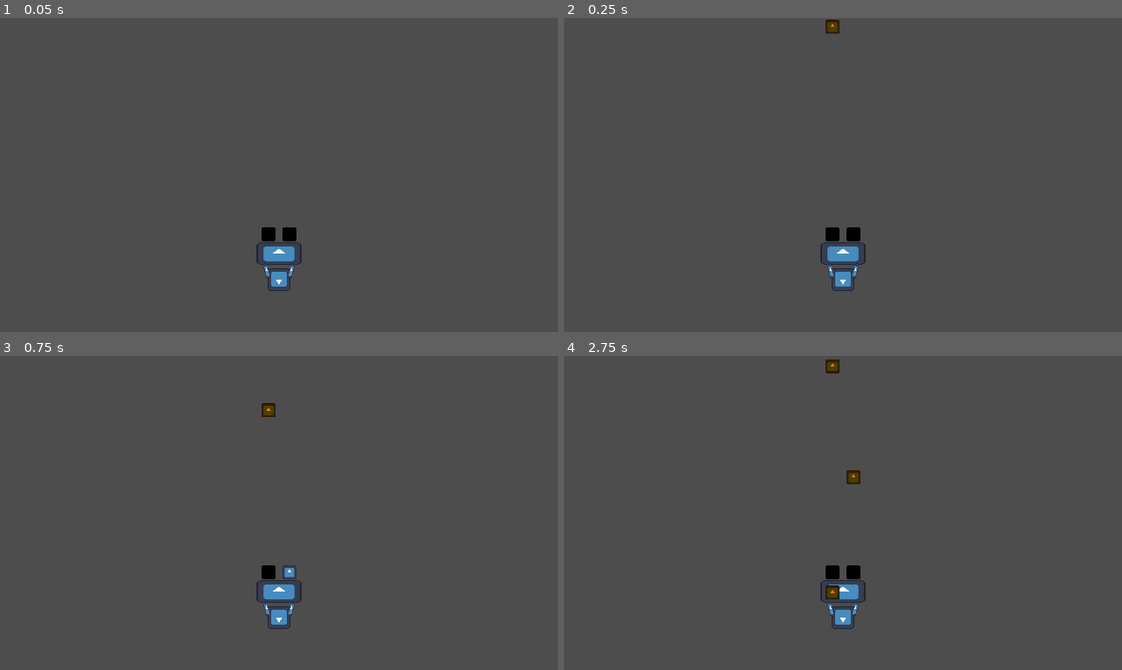
Above: before the commit, frames 1-4 (two rows, left to right).
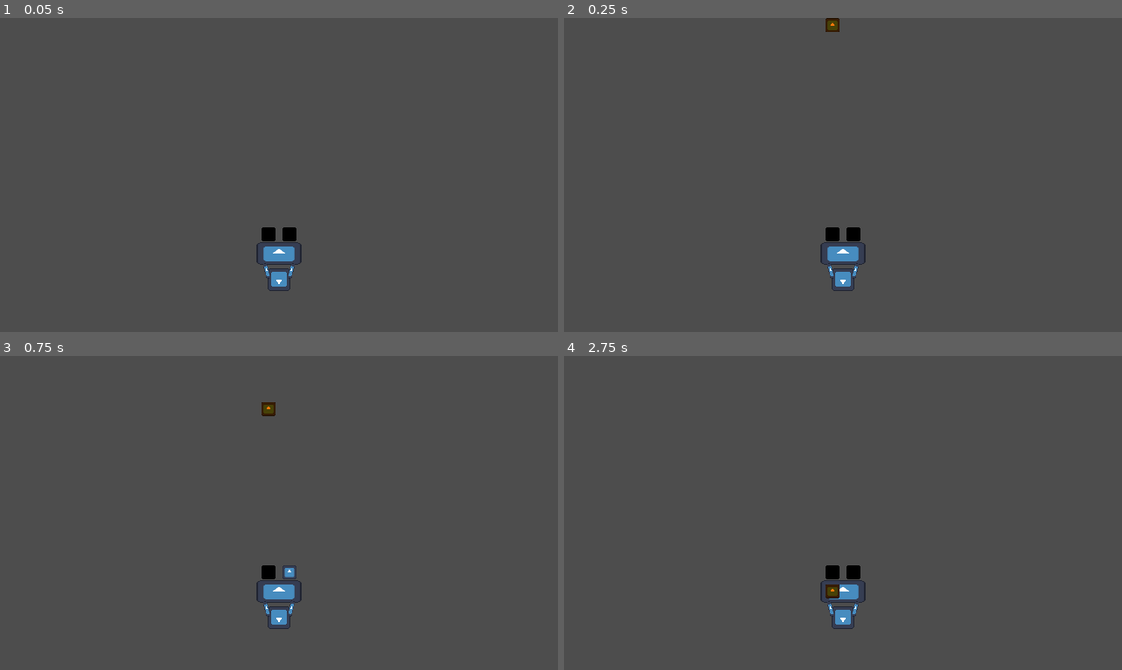
Above: after the commit, the same moments.

Repository: UHSGDC/alfred-the-dipping-bird
Game: Godot game, scene res://scenes/japanese/japanese_minigame.tscn
The game is run twice, just before and just after one commit, with the same random seed, the same clock (stepped at 60 frames per second) and the same inputs. This scene is started directly instead of the project's main scene. The engine's default icon, where the game draws it, is replaced by a stand-in: a white triangle on a blue panel in a dark square. Sound files missing from this copy of the repository are replaced by a short silence.
Inputs:
- Up to frame 1 (0.05 s): no input
- Up to frame 2 (0.25 s): no input
- Up to frame 3 (0.75 s): tap Enter (minigame_tester_reinstance) at 0.5 s; hold D (right) from 0.53 s (still down); hold Backspace (minigame_tester_end) from 0.53 s (still down)
- Up to frame 4 (2.75 s): release D (right) at 1.28 s; release Backspace (minigame_tester_end) at 1.28 s; hold S (down) 1.28-2.03 s; tap Enter (minigame_tester_reinstance) at 1.35 s; hold D (right) from 2.03 s (still down); hold Backspace (minigame_tester_end) from 2.03 s (still down)

Frame 1 is identical in both runs. In frame 2, less than 0.1% of the frame differs, in the area x 46-50%, y 0-5%; in frame 3, less than 0.1%; in frame 4, 0.3%, in the area x 46-54%, y 1-78%.

Commit message:
Half beats + Extended version + fixes
- half beats implemented in minigame script
- beatmap total notes function
- setting sec per beat of conductor is now start function of minigame script. this wasn't being set and therefore only the bpm that was set via the editor for the conductor was being used. now it uses the bpm of the beatmap
- added beat offset to play_from_beat, to make testing specific sections the same as normal
- Extended ph summit song

Diff:
--- a/assets/japanese/phsummit.tres
+++ b/assets/japanese/phsummit.tres
@@ -1,12 +1,12 @@
 [gd_resource type="Resource" script_class="Beatmap" load_steps=3 format=3 uid="uid://bw1flskvgajn4"]
 
 [ext_resource type="Script" path="res://scripts/japanese/beatmap.gd" id="1_ubn36"]
-[ext_resource type="AudioStream" uid="uid://cdfg5t0aw4gnc" path="res://assets/japanese/PHSummitSong.wav" id="2_qwmda"]
+[ext_resource type="AudioStream" uid="uid://cd23je1jlbku5" path="res://assets/japanese/PHSummitSongExtended.wav" id="2_ugype"]
 
 [resource]
 script = ExtResource("1_ubn36")
-stream = ExtResource("2_qwmda")
+stream = ExtResource("2_ugype")
 bpm = 95
 beats_till_hit = 4
-beats = PackedStringArray("", "1000", "0000", "0100", "0000" …(75 unchanged characters)… 1000", "0100", "0100", "1100", "1000", "1000", "1000", "1100", "1000", "1000", "1000", "1100", "0100", "1000", "0100", "1100", "0100", "1000", "0100", "1100", "0100", "1000", "0100")
+beats = PackedStringArray("", "1000", "0000", "0100", "0000" …(75 unchanged characters)… 1000", "0100", "0100", "1100", "1000", "0100", "1000", "1100", "1000", "0100", "1000", "11001000", "01001000", "01001000", "01001000", "11001000", "01001000", "01001000", "01001000", "1100", "0100", "1000", "0100", "1100", "0100", "1000", "0100", "11001000", "0100", "01000100", "1000", "11000100", "1000", "10001000", "0100", "0000", "0000", "0000", "00001100", "1000", "0100", "1000", "0100", "", "", "", "", "", "", "", "", "", "", "", "", "", "", "", "", "", "", "", "", "", "", "", "", "", "", "", "", "", "", "", "", "", "", "", "", "", "", "", "")
 use_two_drums = false
--- a/scenes/japanese/japanese_minigame.tscn
+++ b/scenes/japanese/japanese_minigame.tscn
@@ -38,7 +38,6 @@
 
 [node name="Conductor" parent="." instance=ExtResource("2_st8hx")]
 volume_db = -14.615
-bpm = 95
 
 [node name="LeftTopTarget" parent="." instance=ExtResource("4_vgji6")]
 position = Vector2(154, 124)
@@ -75,4 +74,6 @@
 [node name="BottomStart" type="Marker2D" parent="."]
 position = Vector2(160, 188)
 
+[node name="HalfBeatTimer" type="Timer" parent="."]
+
 [connection signal="beat_reached" from="Conductor" to="." method="_on_rhythm_conductor_beat_reached"]
--- a/scripts/japanese/beatmap.gd
+++ b/scripts/japanese/beatmap.gd
@@ -6,3 +6,9 @@
 ## String should be a binary number. From left to right bits are: top left, top right, bot left, bot right
 @export var beats: PackedStringArray
 @export var use_two_drums: bool = false
+
+func get_total_notes() -> int:
+	var total_notes: int = 0
+	for beat in beats:
+		total_notes += beat.count("1")
+	return total_notes
--- a/scripts/japanese/japanese_minigame.gd
+++ b/scripts/japanese/japanese_minigame.gd
@@ -8,23 +8,33 @@
 var score: int = 0
 var beats_till_hit: int = 0
 
-@onready var player_direction: StringName = "up":
+var player_direction: StringName :
 	set(value):
 		player_direction = value
 		player.direction = value
+var total_notes: int
+var sec_per_half_beat: float
+
 @onready var conductor: RhythmConductor = $Conductor
 @onready var player: Sprite2D = $Player
+@onready var half_beat_timer: Timer = $HalfBeatTimer
 
 func _ready() -> void:
+	player_direction = "up"
 	start()
+
 	for target in targets:
 		target.note_hit.connect(_on_note_hit)
 
 func start() -> void:
 	conductor.bpm = beatmap.bpm
+	conductor.sec_per_beat = 60.0 / beatmap.bpm
 	conductor.stream = beatmap.stream
+	# 30.0 / bpm is the length of half a beat in seconds
+	sec_per_half_beat = 30.0 / beatmap.bpm
 	beats_till_hit = beatmap.beats_till_hit
-	conductor.play_with_beat_offset(4)
+	total_notes = beatmap.get_total_notes()
+	conductor.play_from_beat(45, beats_till_hit)
 
 
 func _unhandled_input(event: InputEvent) -> void:
@@ -49,14 +59,16 @@
 func _on_note_hit(score_to_add: int) -> void:
 	score += score_to_add
 	if debug_mode:
-		print("score: " + str(score))
+		print("score: " + str(score) + "/" + str(total_notes * 3))
 
 
 func _on_rhythm_conductor_beat_reached(beat_position: int) -> void:
 	# If the beat_position is within the beats array and the beat at that position has all 4 beats
-	if beat_position < beatmap.beats.size() and beatmap.beats[beat_position].length() == 4:
+	if beat_position < beatmap.beats.size() and beatmap.beats[beat_position].length() >= 4:
 		_read_and_spawn_notes(beatmap.beats[beat_position])
-	print("current_beat: " + str(beat_position))
+	if debug_mode:
+		print("beat: " + str(beat_position))
+
 
 func _read_and_spawn_notes(notes: String) -> void:
 	if notes[0] == "1":
@@ -67,6 +79,17 @@
 		_spawn_note($BottomStart.global_position, targets[2].global_position)
 	if notes[3] == "1":
 		_spawn_note($BottomStart.global_position, targets[3].global_position)
+	if notes.length() == 8:
+		half_beat_timer.start(sec_per_half_beat)
+		await half_beat_timer.timeout
+		if notes[4] == "1":
+			_spawn_note($TopStart.global_position, targets[0].global_position)
+		if notes[5] == "1":
+			_spawn_note($TopStart.global_position, targets[1].global_position)
+		if notes[6] == "1":
+			_spawn_note($BottomStart.global_position, targets[2].global_position)
+		if notes[7] == "1":
+			_spawn_note($BottomStart.global_position, targets[3].global_position)
 
 
 func _spawn_note(note_start: Vector2, note_target: Vector2) -> void:
--- a/scripts/japanese/rhythm_conductor.gd
+++ b/scripts/japanese/rhythm_conductor.gd
@@ -2,15 +2,14 @@
 
 signal beat_reached(beat_position: int)
 
-@export var bpm: int = 100
+var bpm: int
 
 # Tracking the beat and song position
 var song_position_seconds: float = 0.0
 var song_position_beats: int = 1
 var last_reported_beat: int = 0
 var beats_before_start: int = 0
-
-@onready var sec_per_beat: float = 60.0 / bpm
+var sec_per_beat: float
 
 
 func _physics_process(_delta: float) -> void:
@@ -43,9 +42,10 @@
 	#return Vector2(closest, time_off_beat)
 
 
-func play_from_beat(beat: int) -> void:
+func play_from_beat(beat: int, beat_offset: int) -> void:
 	play()
 	seek((beat - 1) * sec_per_beat)
+	beats_before_start = beat_offset
 
 
 func _on_start_timer_timeout() -> void:
Not shown, removed: assets/japanese/PHSummitSong.wav.import
Not shown, added: assets/japanese/PHSummitSongExtended.wav.import
Not shown, changed: assets/japanese/PHSummitSong.wav
Not shown, added: assets/japanese/PHSummitSongExtended.wav
